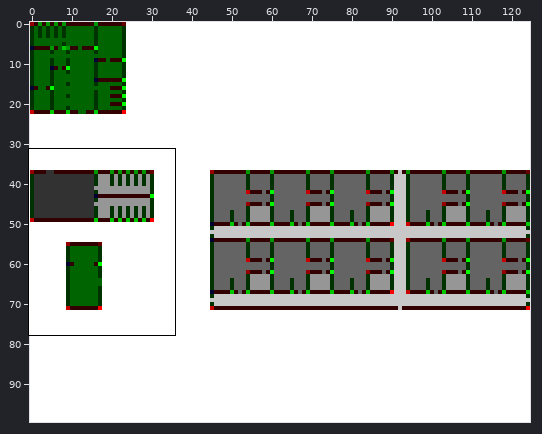
Sprite sheet -- Assets/Resources/Maps/MapLayerOne.png. The first picture is a wide view before the edit; the outline marks the close-up.
Close-up. First the earlier version:
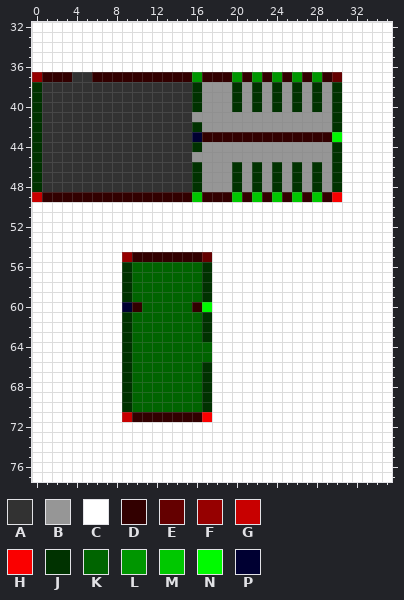
The file is 125x100 pixels. Shown: x 0..35, y 32..77. The commit also changed other parts of the picture, which this record leaves out.
Palette (. is transparent): A #323232  B #969696  C #ffffff  D #320000  E #640000  F #960000  G #c80000  H #fa0000  J #003200  K #006400  L #009600  M #00c800  N #00fa00  P #000032
Pixels before, first column x 0:
32 CCCCCCCCCCCCCCCCCCCCCCCCCCCCCCCCCCCC
33 CCCCCCCCCCCCCCCCCCCCCCCCCCCCCCCCCCCC
34 CCCCCCCCCCCCCCCCCCCCCCCCCCCCCCCCCCCC
35 CCCCCCCCCCCCCCCCCCCCCCCCCCCCCCCCCCCC
36 CCCCCCCCCCCCCCCCCCCCCCCCCCCCCCCCCCCC
37 FDDDAADDDDDDDDDDLDDDLDLDLDLDLDECCCCC
38 JAAAAAAAAAAAAAAAJBBBJBJBJBJBJBJCCCCC
39 JAAAAAAAAAAAAAAAJBBBJBJBJBJBJBJCCCCC
40 JAAAAAAAAAAAAAAAJBBBJBJBJBJBJBJCCCCC
41 JAAAAAAAAAAAAAAABBBBBBBBBBBBBBJCCCCC
42 JAAAAAAAAAAAAAAAJBBBBBBBBBBBBBJCCCCC
43 JAAAAAAAAAAAAAAAPDDDDDDDDDDDDDNCCCCC
44 JAAAAAAAAAAAAAAAJBBBBBBBBBBBBBJCCCCC
45 JAAAAAAAAAAAAAAABBBBBBBBBBBBBBJCCCCC
46 JAAAAAAAAAAAAAAAJBBBJBJBJBJBJBJCCCCC
47 JAAAAAAAAAAAAAAAJBBBJBJBJBJBJBJCCCCC
48 JAAAAAAAAAAAAAAAJBBBJBJBJBJBJBJCCCCC
49 GDDDDDDDDDDDDDDDMDDDMDMDMDMDMDHCCCCC
50 CCCCCCCCCCCCCCCCCCCCCCCCCCCCCCCCCCCC
51 CCCCCCCCCCCCCCCCCCCCCCCCCCCCCCCCCCCC
52 CCCCCCCCCCCCCCCCCCCCCCCCCCCCCCCCCCCC
53 CCCCCCCCCCCCCCCCCCCCCCCCCCCCCCCCCCCC
54 CCCCCCCCCCCCCCCCCCCCCCCCCCCCCCCCCCCC
55 CCCCCCCCCFDDDDDDDECCCCCCCCCCCCCCCCCC
56 CCCCCCCCCJKKKKKKKJCCCCCCCCCCCCCCCCCC
57 CCCCCCCCCJKKKKKKKJCCCCCCCCCCCCCCCCCC
58 CCCCCCCCCJKKKKKKKJCCCCCCCCCCCCCCCCCC
59 CCCCCCCCCJKKKKKKKJCCCCCCCCCCCCCCCCCC
60 CCCCCCCCCPDKKKKKDNCCCCCCCCCCCCCCCCCC
61 CCCCCCCCCJKKKKKKKJCCCCCCCCCCCCCCCCCC
62 CCCCCCCCCJKKKKKKKJCCCCCCCCCCCCCCCCCC
63 CCCCCCCCCJKKKKKKKJCCCCCCCCCCCCCCCCCC
64 CCCCCCCCCJKKKKKKKKCCCCCCCCCCCCCCCCCC
65 CCCCCCCCCJKKKKKKKKCCCCCCCCCCCCCCCCCC
66 CCCCCCCCCJKKKKKKKJCCCCCCCCCCCCCCCCCC
67 CCCCCCCCCJKKKKKKKJCCCCCCCCCCCCCCCCCC
68 CCCCCCCCCJKKKKKKKJCCCCCCCCCCCCCCCCCC
69 CCCCCCCCCJKKKKKKKJCCCCCCCCCCCCCCCCCC
70 CCCCCCCCCJKKKKKKKJCCCCCCCCCCCCCCCCCC
71 CCCCCCCCCGDDDDDDDHCCCCCCCCCCCCCCCCCC
72 CCCCCCCCCCCCCCCCCCCCCCCCCCCCCCCCCCCC
73 CCCCCCCCCCCCCCCCCCCCCCCCCCCCCCCCCCCC
74 CCCCCCCCCCCCCCCCCCCCCCCCCCCCCCCCCCCC
75 CCCCCCCCCCCCCCCCCCCCCCCCCCCCCCCCCCCC
76 CCCCCCCCCCCCCCCCCCCCCCCCCCCCCCCCCCCC
77 CCCCCCCCCCCCCCCCCCCCCCCCCCCCCCCCCCCC
The result:
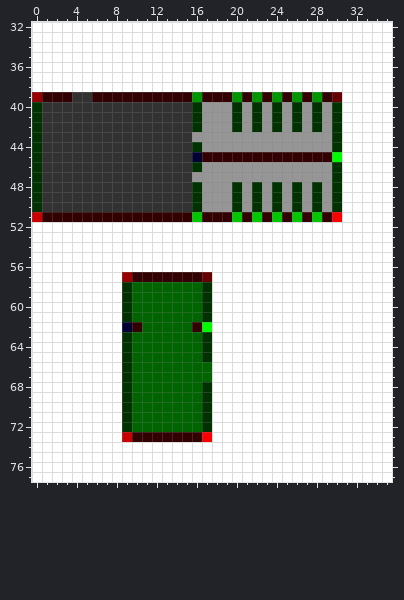
Changes in this commit:
The author changed colour C to colour A in row 50 at x 1 to 15.
The author changed colour D to colour A in row 49 at x 1 to 15.
The author changed colour C to colour B in row 50 at x 17 to 19, 21, 23, 25, 27 and 29.
The author changed colour D to colour B in row 43 at x 17 to 29; in row 49 at x 17 to 19, 21, 23, 25, 27 and 29.
The author changed colour J to colour B in row 46 at x 20, 22, 24, 26 and 28; in row 47 at x 16, 20, 22, 24, 26 and 28.
The author changed colour P to colour B in row 43 at x 16.
The author changed colour A to colour C in row 37 at x 4 to 5; in row 38 at x 1 to 15.
The author changed colour B to colour C in row 38 at x 17 to 19, 21, 23, 25, 27 and 29.
The author changed colour D to colour C in row 37 at x 1 to 3, 6 to 15, 17 to 19, 21, 23, 25, 27 and 29; in row 55 at x 10 to 16.
The author changed colour E to colour C in row 37 at x 30; in row 55 at x 17.
The author changed colour F to colour C in row 37 at x 0; in row 55 at x 9.
The author changed colour J to colour C in row 38 at x 0, 16, 20, 22, 24, 26, 28 and 30; in row 56 at x 9 and 17.
The author changed colour K to colour C in row 56 at x 10 to 16.
The author changed colour L to colour C in row 37 at x 16, 20, 22, 24, 26 and 28.
The author changed colour A to colour D in row 39 at x 1 to 3 and 6 to 15.
The author changed colour B to colour D in row 39 at x 17 to 19, 21, 23, 25, 27 and 29; in row 45 at x 17 to 29.
The author changed colour C to colour D in row 51 at x 1 to 15, 17 to 19, 21, 23, 25, 27 and 29; in row 73 at x 10 to 16.
The author changed colour K to colour D in row 57 at x 10 to 16; in row 62 at x 10 and 16.
The author changed colour J to colour E in row 39 at x 30; in row 57 at x 17.
The author changed colour J to colour F in row 39 at x 0; in row 57 at x 9.
The author changed colour C to colour G in row 51 at x 0; in row 73 at x 9.
The author changed colour C to colour H in row 51 at x 30; in row 73 at x 17.
The author changed colour B to colour J in row 41 at x 16, 20, 22, 24, 26 and 28; in row 42 at x 20, 22, 24, 26 and 28.
The author changed colour C to colour J in row 50 at x 0, 16, 20, 22, 24, 26, 28 and 30; in row 72 at x 9 and 17.
The author changed colour G to colour J in row 49 at x 0; in row 71 at x 9.
The author changed colour H to colour J in row 49 at x 30; in row 71 at x 17.
The author changed colour K to colour J in rows 64 to 65 at x 17.
The author changed colour M to colour J in row 49 at x 16, 20, 22, 24, 26 and 28.
The author changed colour N to colour J in row 43 at x 30; in row 60 at x 17.
The author changed colour P to colour J in row 60 at x 9.
The author changed colour C to colour K in row 72 at x 10 to 16.
The author changed colour D to colour K in row 60 at x 10 and 16; in row 71 at x 10 to 16.
The author changed colour J to colour K in rows 66 to 67 at x 17.
The author changed colour J to colour L in row 39 at x 16, 20, 22, 24, 26 and 28.
The author changed colour C to colour M in row 51 at x 16, 20, 22, 24, 26 and 28.
The author changed colour J to colour N in row 45 at x 30; in row 62 at x 17.
The author changed colour B to colour P in row 45 at x 16.
The author changed colour J to colour P in row 62 at x 9.
Pixel boxes of the changes (left, top, right, bottom) in both close-ups:
changed: (32, 72, 342, 382)
changed: (122, 412, 212, 442)
